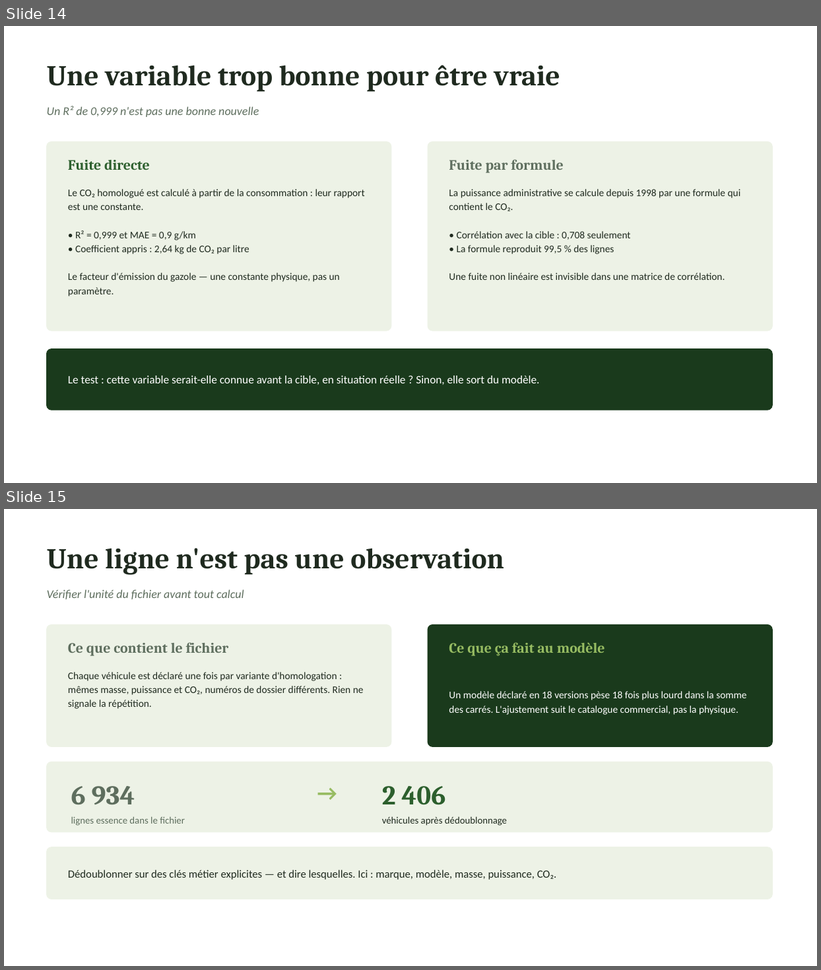
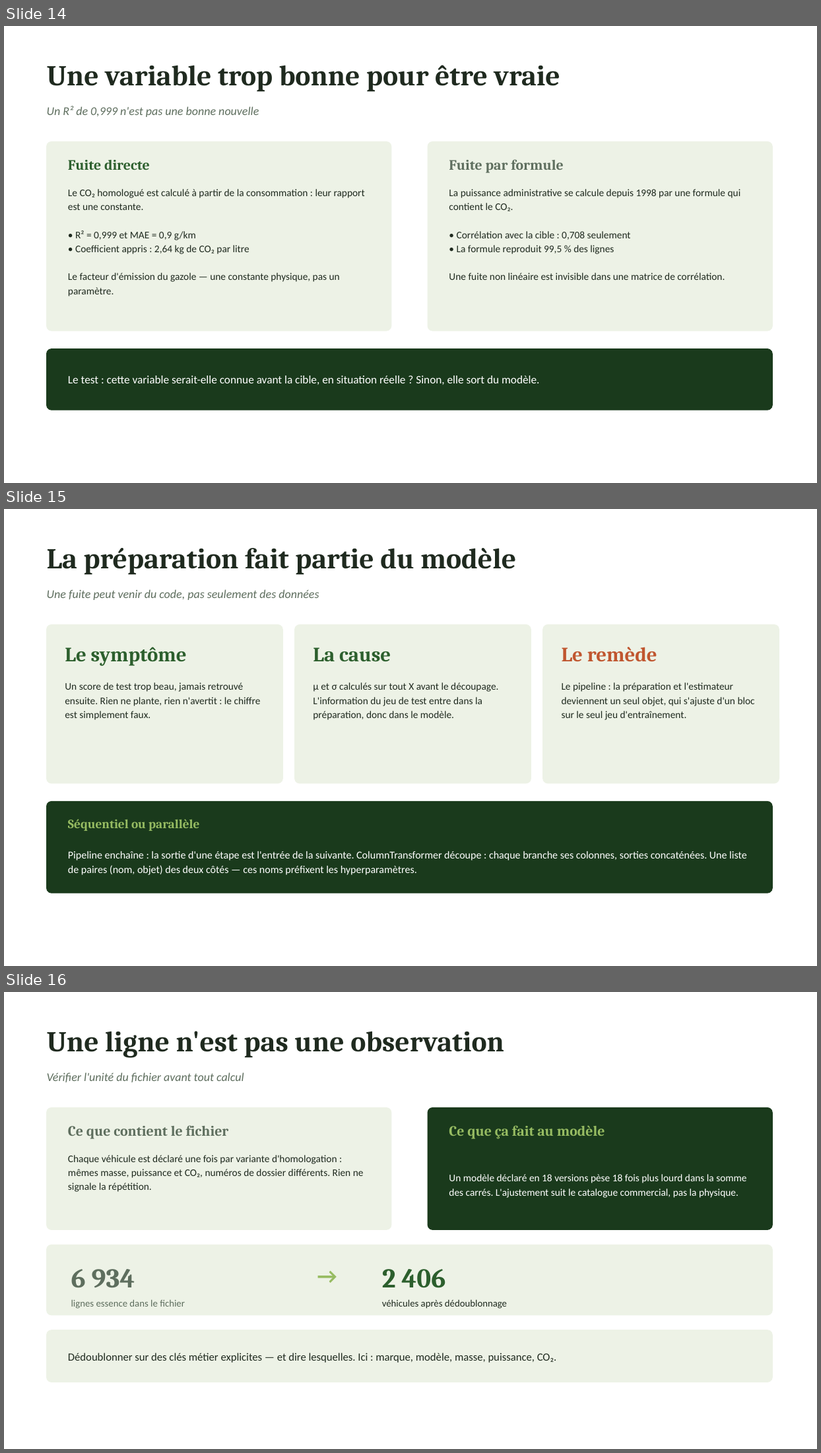
Before and after one commit to aissatougueye06/ml-notes, a slide deck: memo-machine-learning.pptx. Shown one above the other, each under a label of ours: slides 14 and 15 before the commit, slides 14, 15 and 16 after it. The pictures are 821x970 and 821x1453 pixels, drawn with LibreOffice and Linux fonts; fonts in the diff are those of the drawing. Boxes give left, top, right and bottom in pixels: in the first picture for what was removed or moved away, otherwise in the second. Text is boxed around its words. In the diff, an @@ line names an element or a change of style, - is before the commit and + after.

Commit message:
Documente la composition des pipelines sklearn

```diff
--- a/memo-machine-learning.pptx
+++ b/memo-machine-learning.pptx
@@ slide 15 added at (4,509,817,966), background #FFFFFF @@
@@ text added at (47,548,516,575), 34 pt, text #1F2A1F, bold @@
+La préparation fait partie du modèle
@@ text added at (47,590,319,600), 14 pt, text #5E6E5E, italic @@
+Une fuite peut venir du code, pas seulement des données
@@ rounded rectangle added at (47,625,283,784), fill #EDF2E6, outline #EDF2E6 1 pt @@
@@ rounded rectangle added at (295,625,531,784), fill #EDF2E6, outline #EDF2E6 1 pt @@
@@ rounded rectangle added at (543,625,780,784), fill #EDF2E6, outline #EDF2E6 1 pt @@
@@ text added at (65,647,187,666), 24 pt, text #2C5F2D, bold @@
+Le symptôme
@@ text added at (562,647,657,661), 24 pt, text #C0562F, bold @@
+Le remède
@@ text added at (313,648,391,662), 24 pt, text #2C5F2D, bold @@
+La cause
@@ text added at (65,683,261,720), 12 pt, text #1F2A1F @@
+Un score de test trop beau, jamais retrouvé ensuite. Rien ne plante, rien n'avertit : le chiffre est simplement faux.
@@ text added at (313,683,498,720), 12 pt, text #1F2A1F @@
+μ et σ calculés sur tout X avant le découpage. L'information du jeu de test entre dans la préparation, donc dans le modèle.
@@ text added at (562,683,755,720), 12 pt, text #1F2A1F @@
+Le pipeline : la préparation et l'estimateur deviennent un seul objet, qui s'ajuste d'un bloc sur le seul jeu d'entraînement.
@@ rounded rectangle added at (47,802,773,893), fill #1A3A1C, outline #1A3A1C 1 pt @@
@@ text added at (68,819,199,831), 15 pt, text #97BC62, bold @@
+Séquentiel ou parallèle
@@ text added at (68,852,747,875), 12.5 pt, text #FFFFFF @@
+Pipeline enchaîne : la sortie d'une étape est l'entrée de la suivante. ColumnTransformer découpe : chaque branche ses colonnes, sorties concaténées. Une liste de paires (nom, objet) des deux côtés — ces noms préfixent les hyperparamètres.
@@ what was slide 15 is now slide 16 @@
```
Also in this commit, not shown: 2 other files.
